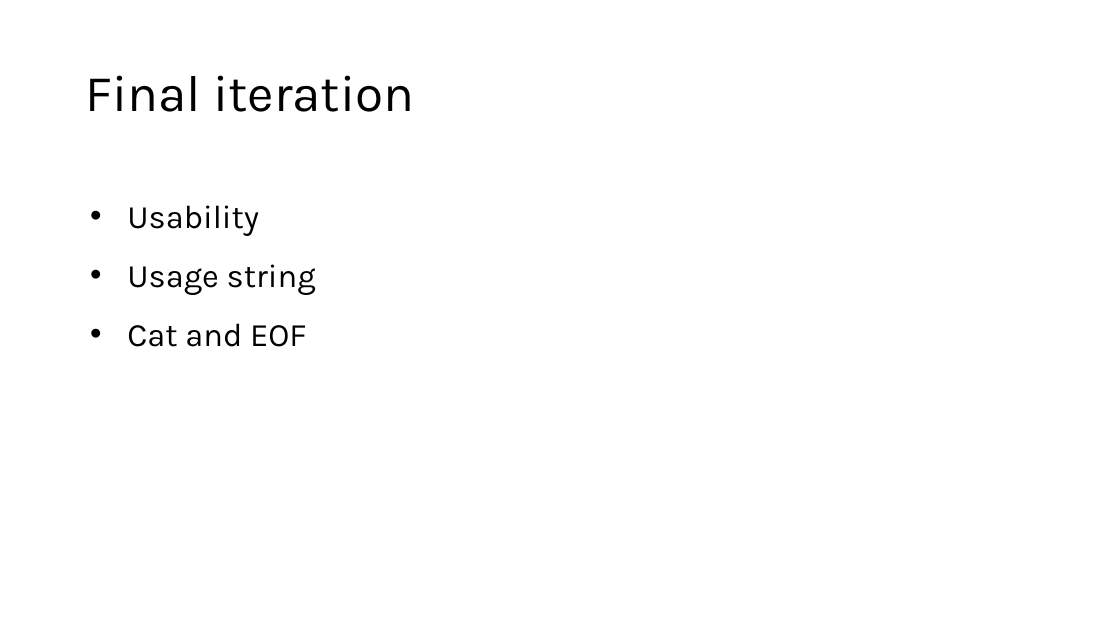
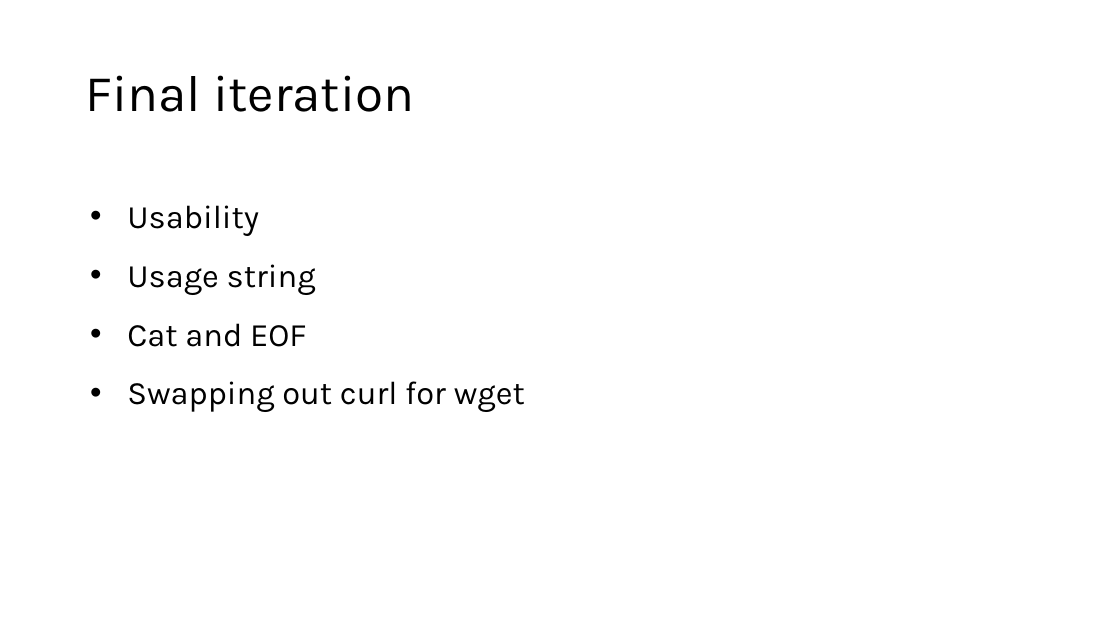
Before and after one commit to theycallmemac/talks, a slide deck: slide 15 of BASH/MemeGenerator/BashMemeGenerator.pptx (slide 13 before the commit). Drawn at 1120x630 pixels with LibreOffice and Linux fonts; fonts in the diff are those of the drawing; background and template pictures are left out. Boxes give left, top, right and bottom in pixels: in the first picture for what was removed or moved away, otherwise in the second. Text is boxed around its words. In the diff, an @@ line names an element or a change of style, - is before the commit and + after.

```diff
--- a/BASH/MemeGenerator/BashMemeGenerator.pptx
+++ b/BASH/MemeGenerator/BashMemeGenerator.pptx
@@ text at [127,381,525,412]: paragraph added @@
+• Swapping out curl for wget
```
Also in this commit, not shown: 4 slides added, 2 other files.
